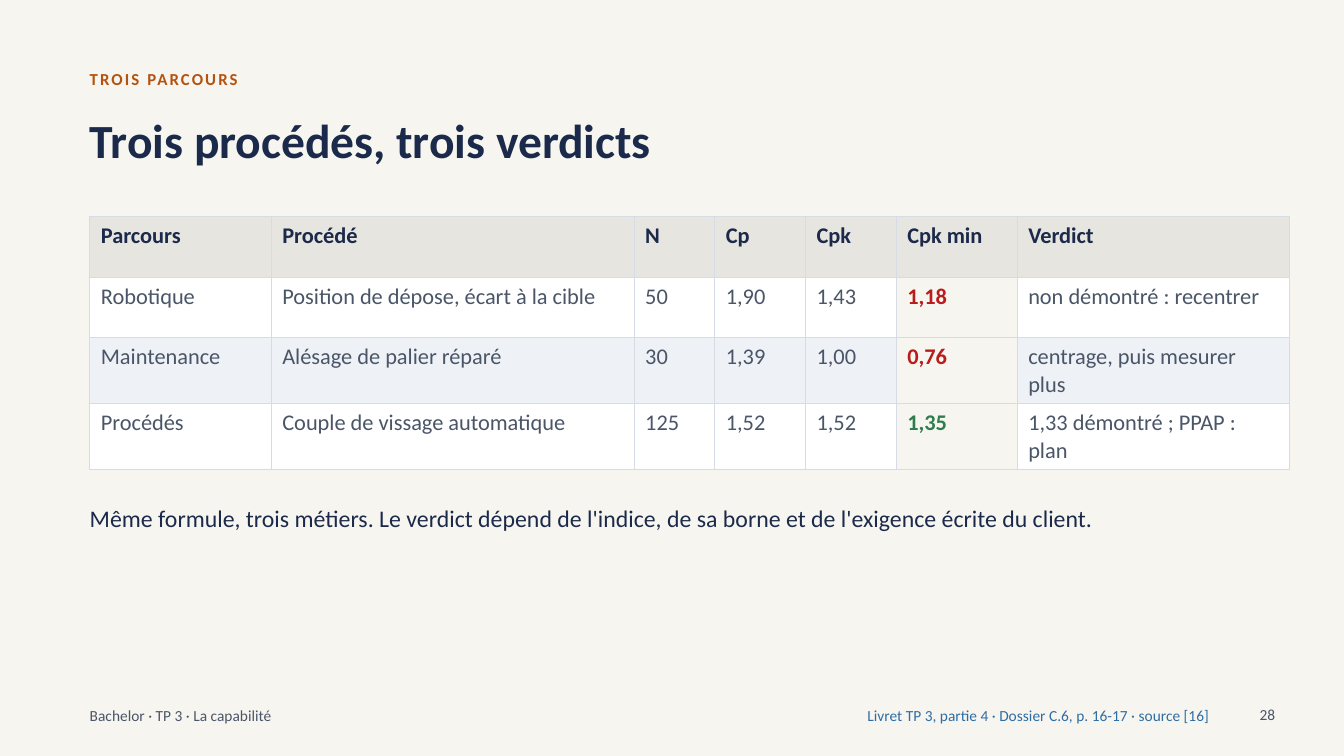
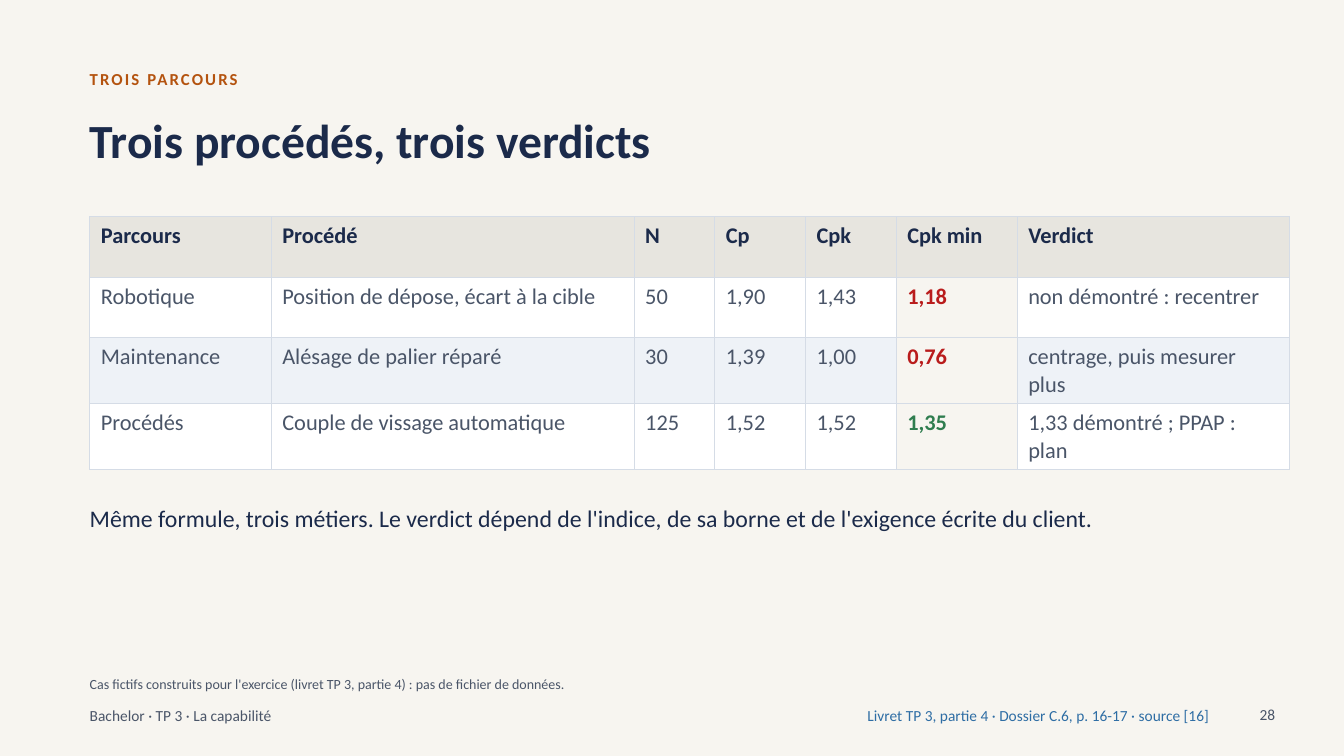
Before and after one commit to sjaubert/000_OI, a slide deck: slide 28 of SPC/Capabilite_SPC_Bachelor.pptx. Drawn at 1344x756 pixels with LibreOffice and Linux fonts; fonts in the diff are those of the drawing. Boxes give left, top, right and bottom in pixels: in the first picture for what was removed or moved away, otherwise in the second. Text is boxed around its words. In the diff, an @@ line names an element or a change of style, - is before the commit and + after.

```diff
--- a/SPC/Capabilite_SPC_Bachelor.pptx
+++ b/SPC/Capabilite_SPC_Bachelor.pptx
@@ text added at (x1=90, y1=679, x2=564, y2=692), 10 pt, text #4A5568 @@
+Cas fictifs construits pour l'exercice (livret TP 3, partie 4) : pas de fichier de données.
```
Also in this commit, not shown: 23 other slides changed.
